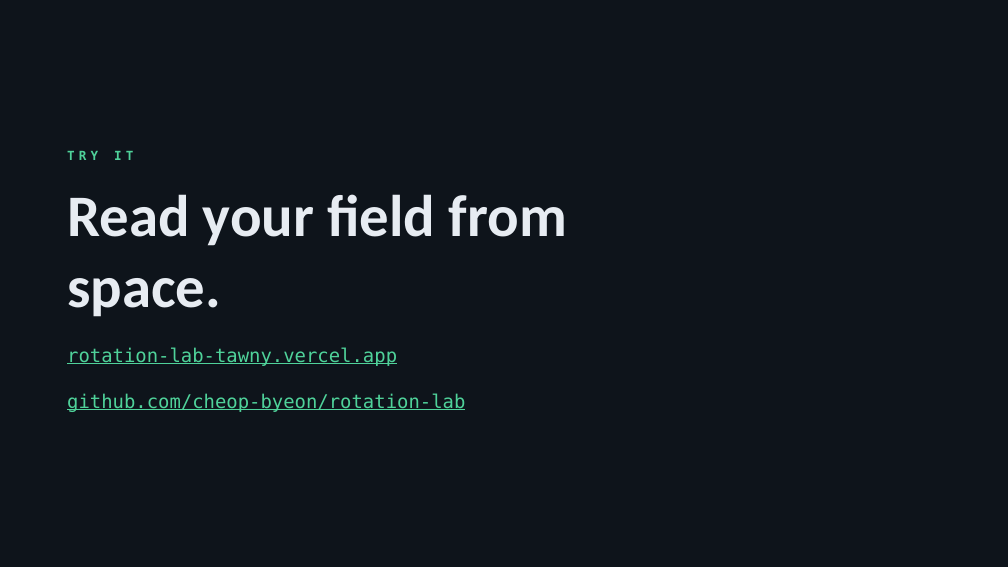
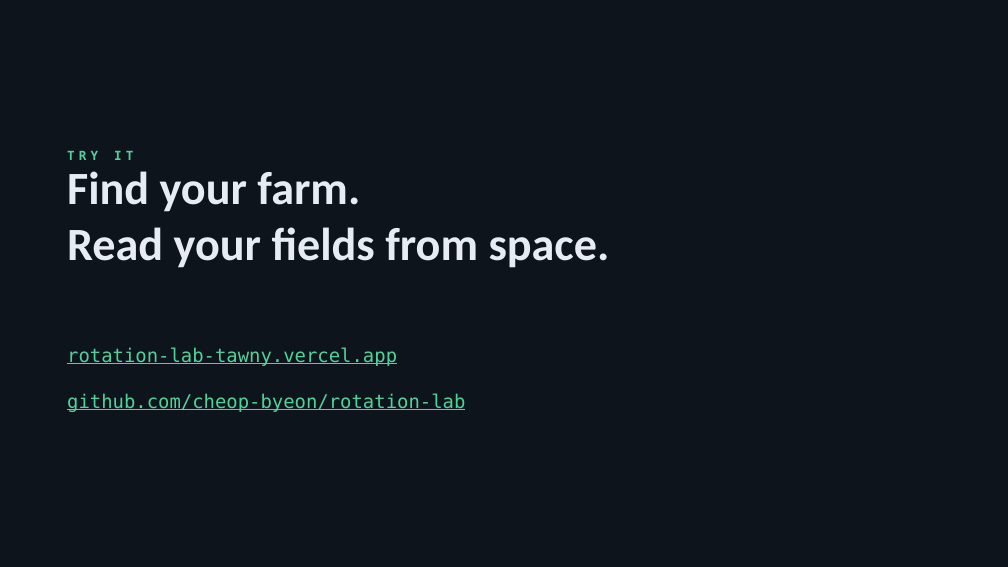
Before and after one commit to cheop-byeon/rotation-lab, a slide deck: slide 7 of docs/slides/rotation-lab-slides.pptx. Drawn at 1008x567 pixels with LibreOffice and Linux fonts; fonts in the diff are those of the drawing; background and template pictures are left out. Boxes give left, top, right and bottom in pixels: in the first picture for what was removed or moved away, otherwise in the second. Text is boxed around its words. In the diff, an @@ line names an element or a change of style, - is before the commit and + after.

```diff
--- a/docs/slides/rotation-lab-slides.pptx
+++ b/docs/slides/rotation-lab-slides.pptx
@@ text at (67,171,610,268): text changed; size 56 to 44 pt @@
-Read your field from space.
+Find your farm.
+Read your fields from space.
```
Also in this commit, not shown: 5 other slides changed, 5 other files.
